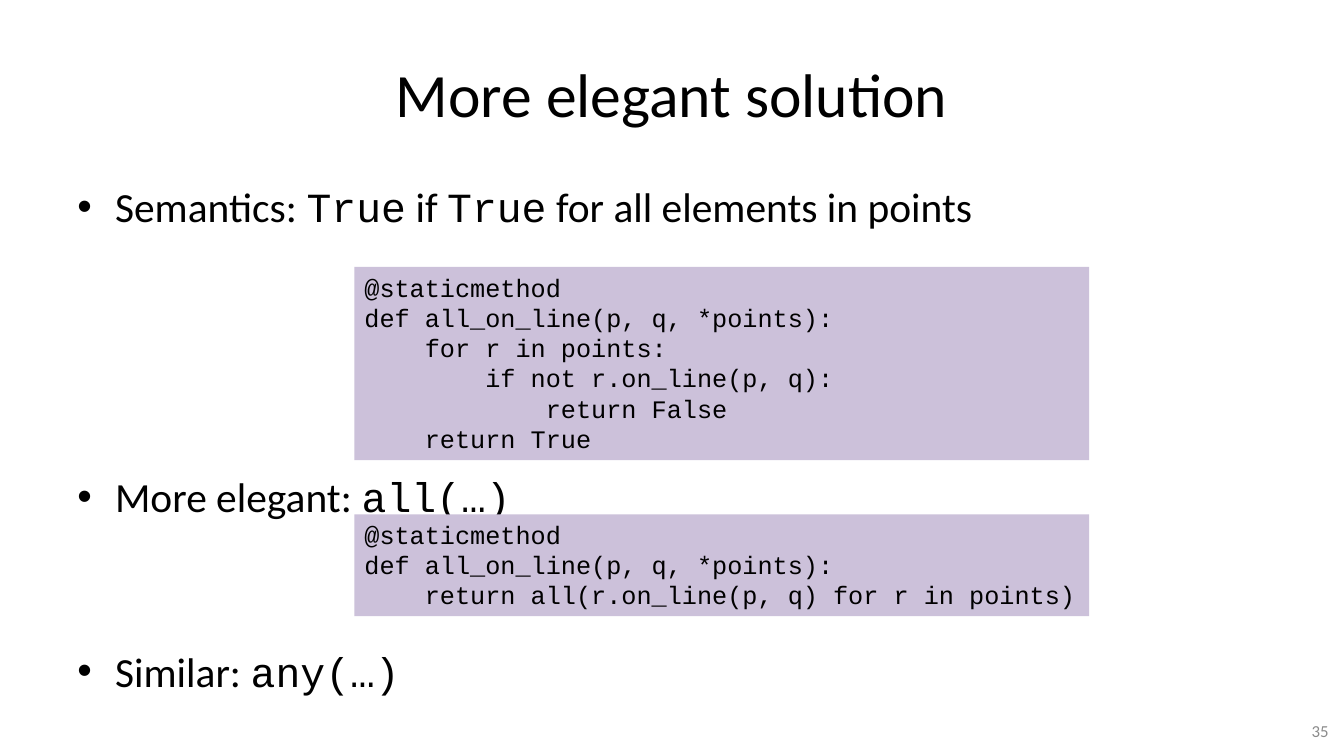
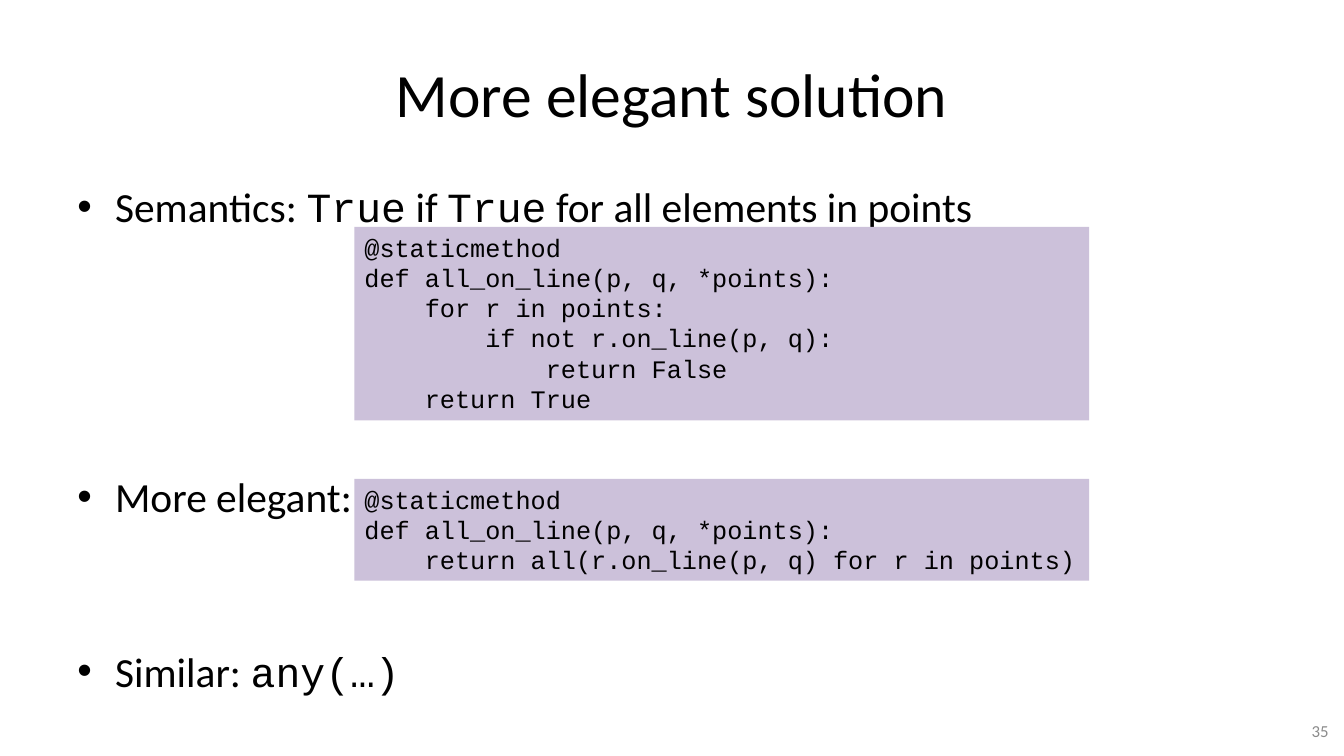
Before and after one commit to gjbex/Python-software-engineering, a slide deck: slide 35 of python_software_engineering.pptx. Drawn at 1344x756 pixels with LibreOffice and Linux fonts; fonts in the diff are those of the drawing. Boxes give left, top, right and bottom in pixels: in the first picture for what was removed or moved away, otherwise in the second. Text is boxed around its words. In the diff, an @@ line names an element or a change of style, - is before the commit and + after.

Commit message:
Fix formatting

```diff
--- a/python_software_engineering.pptx
+++ b/python_software_engineering.pptx
@@ rectangle "@staticmethod": place and size @@
-rectangle "@staticmethod" at (355,267,1090,461)
+rectangle "@staticmethod" at (355,227,1090,420)
@@ rectangle "@staticmethod": place and size @@
-rectangle "@staticmethod" at (355,514,1090,616)
+rectangle "@staticmethod" at (355,479,1090,581)
```
